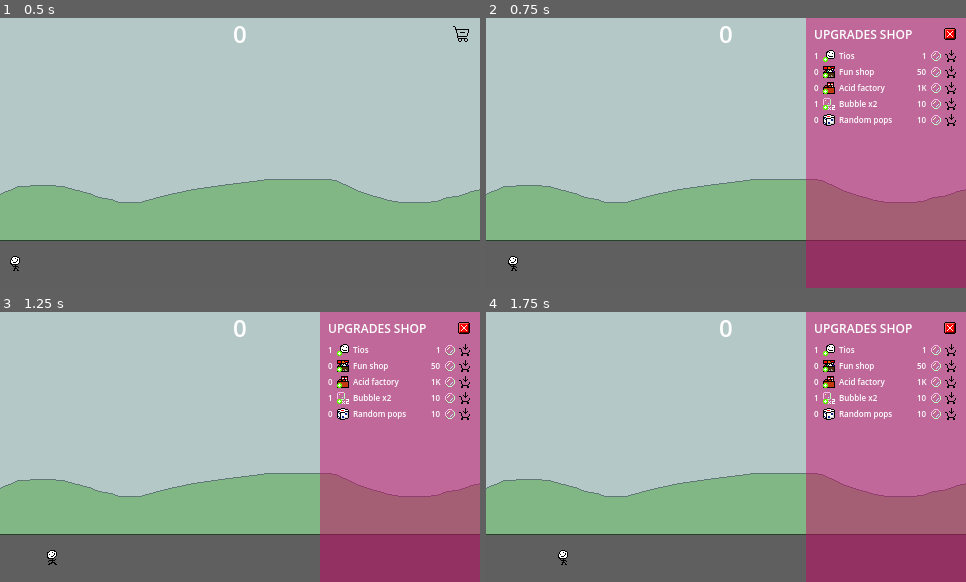
Above: before the commit, frames 1-4 (two rows, left to right).
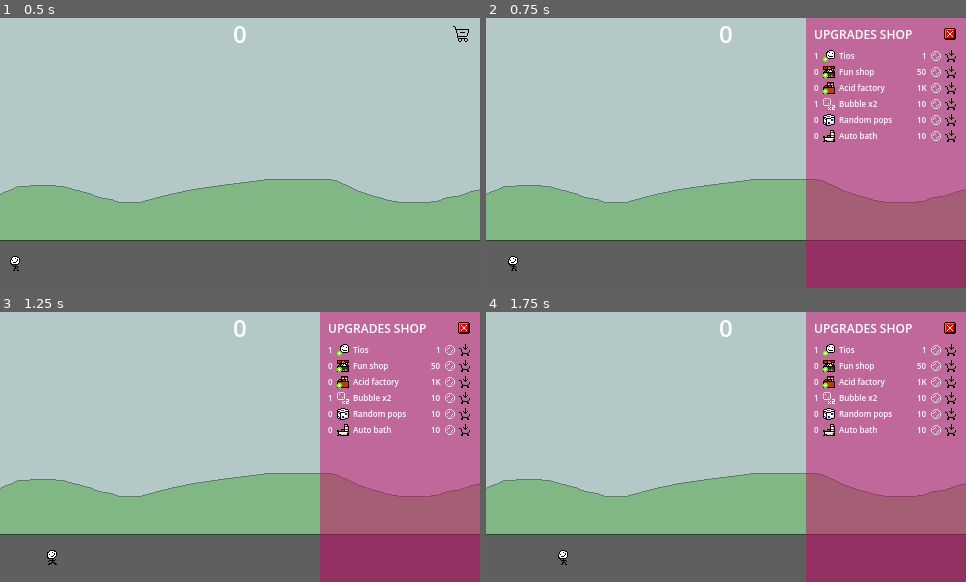
Above: after the commit, the same moments.

Repository: DISN-kolo/bubble-clicker-ggj25
Game: Godot game, scene res://main scene/MainScene.tscn
Same seed, same stepped clock (60 frames per second), same inputs: the game is played once before the commit and once after it.
Inputs (mouse positions are in pixels of both pictures, inside the frame that each line leads up to):
- Up to frame 1 (0.5 s): no input
- Up to frame 2 (0.75 s): click (946, 34) at 0.5 s
- Up to frame 3 (1.25 s): no input
- Up to frame 4 (1.75 s): click (951, 349) at 1.27 s

Frame 1 is identical in both runs. In frame 2, 0.3% of the frame differs, in the area x 68-98%, y 32-46%; in frame 3, 0.3%; in frame 4, 0.3%.

Commit message:
autobath and balancing

Diff:
--- /dev/null
+++ b/AutoBath.gd
@@ -0,0 +1,32 @@
+extends Node2D
+
+var rng = RandomNumberGenerator.new()
+var r : float
+
+@onready var bub = preload("res://bubble/Bubble.tscn")
+var bub_instance
+@onready var bubble_timer = $BubbleSpawnTimer
+
+# Called when the node enters the scene tree for the first time.
+func _ready():
+	r = rng.randf_range(Events.bath_interval, Events.bath_interval + 0.2)
+	bubble_timer.wait_time = r
+	pass # Replace with function body.
+
+
+# Called every frame. 'delta' is the elapsed time since the previous frame.
+func _process(delta):
+	pass
+
+
+func _on_bubble_spawn_timer_timeout():
+	BubblesGlobal.addBubbles(str((Events.bath_bubbles_amt) * BubblesGlobal.multiplier));
+	bub_instance = bub.instantiate()
+	bub_instance.position.x = rng.randi_range(6, 9)
+	bub_instance.position.y = rng.randi_range(-13, -11)
+	add_child(bub_instance)
+	bub_instance.die()
+	r = rng.randf_range(Events.bath_interval, Events.bath_interval + 0.2)
+	bubble_timer.wait_time = r
+	bubble_timer.start()
+	pass # Replace with function body.
--- a/bubbles_value/bubbles_global.gd
+++ b/bubbles_value/bubbles_global.gd
@@ -11,7 +11,6 @@
 		"quantity": 1,
 		"img": "UpTio.png",
 		"price": "1",
-		"actualPrice": "1",
 	},
 	{
 		"name": "Fun shop",
@@ -19,7 +18,6 @@
 		"img": "UpShoppy.png",
 		"price": "",
 		"prices": ["50", "500", "50000", "500000", "50000000", "5000000000"],
-		"actualPrice": "50",
 	},
 	{
 		"name": "Acid factory",
@@ -27,20 +25,25 @@
 		"img": "UpFactory.png",
 		"price": "",
 		"prices": ["1000", "10000", "100000", "10000000"],
-		"actualPrice": "1000",
 	},
 	{
 		"name": "Bubble x2",
 		"quantity": 1,
-		"img": "UpPtsPerBubble.png",
+		"img": "UpBubblePtsALTERNATIVE.png",
 		"price": "",
 		"prices": ["10", "100", "500", "2500", "50000", "1000000"],
-		"actualPrice": "10",
 	},
 	{
 		"name": "Random pops",
 		"quantity": 0,
 		"img": "UpRandomPop.png",
+		"price": "",
+		"prices": ["10", "100", "500", "2500", "50000", "1000000"],
+	},
+		{
+		"name": "Auto bath",
+		"quantity": 0,
+		"img": "UpBath.png",
 		"price": "",
 		"prices": ["10", "100", "500", "2500", "50000", "1000000"],
 	},
--- a/main scene/MainScene.gd
+++ b/main scene/MainScene.gd
@@ -11,12 +11,15 @@
 
 @onready var tio = preload("res://tio/tio.tscn")
 var instance_of_tio
+var tio_direction : int
 @onready var shop = preload("res://shop/fun_shop.tscn")
 var instance_of_shop
 @onready var factory = preload("res://shop/factory_acid.tscn")
 var instance_of_factory
-var tio_direction : int
+@onready var bath = preload("res://shop/auto_bath.tscn")
+var instance_of_bath
 
+var bath_installed : bool = false
 var factories_spawned : int = 0
 var shops_spawned : int = 0
 
@@ -102,6 +105,8 @@
 		upgrade_multiplier()
 	elif upgrade_name == "Random pops":
 		Events.bubble_random_death_chance += Events.bubble_random_death_chance + 0.5
+	elif upgrade_name == "Auto bath":
+		bath_upgrade_or_install()
 
 func spawn_a_tio():
 	tio_direction = rng.randi_range(0, 1) * 2 - 1
@@ -139,7 +144,20 @@
 	if (BubblesGlobal.multiplier == 1):
 		BubblesGlobal.multiplier += 1;
 	else:
-		BubblesGlobal.multiplier **= 2;
+		BubblesGlobal.multiplier = BubblesGlobal.multiplier**1.5/2 + BubblesGlobal.multiplier;
+
+func bath_upgrade_or_install():
+	if !bath_installed:
+		instance_of_bath = bath.instantiate()
+		instance_of_bath.position.x = 200
+		instance_of_bath.position.y = 100
+		add_child(instance_of_bath)
+		bath_installed = true
+	else:
+		Events.bath_bubbles_amt *= 1.3
+		Events.bath_interval /= 2
+		if Events.bath_interval < 0.2:
+			Events.bath_interval = 0.2
 
 func _on_timer_timeout():
 	spawn_a_cloud()
--- a/main scene/events.gd
+++ b/main scene/events.gd
@@ -20,3 +20,6 @@
 var global_bubble_modificator : int = 1
 
 var bubble_random_death_chance : float = 0
+
+var bath_interval : float = 30.0
+var bath_bubbles_amt : int = 10
--- /dev/null
+++ b/shop/auto_bath.tscn
@@ -0,0 +1,55 @@
+[gd_scene load_steps=8 format=3 uid="uid://dv81m5j3bgdt8"]
+
+[ext_resource type="Script" path="res://AutoBath.gd" id="1_pluxl"]
+[ext_resource type="Texture2D" uid="uid://bjpg010dlvcuv" path="res://resources/AutoBath.png" id="2_hd5hh"]
+
+[sub_resource type="AtlasTexture" id="AtlasTexture_ox3vv"]
+atlas = ExtResource("2_hd5hh")
+region = Rect2(0, 0, 32, 32)
+
+[sub_resource type="AtlasTexture" id="AtlasTexture_lxup6"]
+atlas = ExtResource("2_hd5hh")
+region = Rect2(0, 32, 32, 32)
+
+[sub_resource type="AtlasTexture" id="AtlasTexture_s6r06"]
+atlas = ExtResource("2_hd5hh")
+region = Rect2(0, 64, 32, 32)
+
+[sub_resource type="AtlasTexture" id="AtlasTexture_10kk4"]
+atlas = ExtResource("2_hd5hh")
+region = Rect2(0, 96, 32, 32)
+
+[sub_resource type="SpriteFrames" id="SpriteFrames_dk03k"]
+animations = [{
+"frames": [{
+"duration": 1.0,
+"texture": SubResource("AtlasTexture_ox3vv")
+}, {
+"duration": 1.0,
+"texture": SubResource("AtlasTexture_lxup6")
+}, {
+"duration": 1.0,
+"texture": SubResource("AtlasTexture_s6r06")
+}, {
+"duration": 1.0,
+"texture": SubResource("AtlasTexture_10kk4")
+}],
+"loop": true,
+"name": &"default",
+"speed": 5.0
+}]
+
+[node name="AutoBath" type="Node2D"]
+z_index = -1
+script = ExtResource("1_pluxl")
+
+[node name="AnimatedSprite2D" type="AnimatedSprite2D" parent="."]
+sprite_frames = SubResource("SpriteFrames_dk03k")
+autoplay = "default"
+frame_progress = 0.97172
+
+[node name="BubbleSpawnTimer" type="Timer" parent="."]
+one_shot = true
+autostart = true
+
+[connection signal="timeout" from="BubbleSpawnTimer" to="." method="_on_bubble_spawn_timer_timeout"]
Binary file added: resources/AutoBath.png
Not shown, added: resources/AutoBath.png.import
Binary file added: resources/UpBath.png
Not shown, added: resources/UpBath.png.import
Binary file added: resources/UpBubblePtsALTERNATIVE.png
Not shown, added: resources/UpBubblePtsALTERNATIVE.png.import
